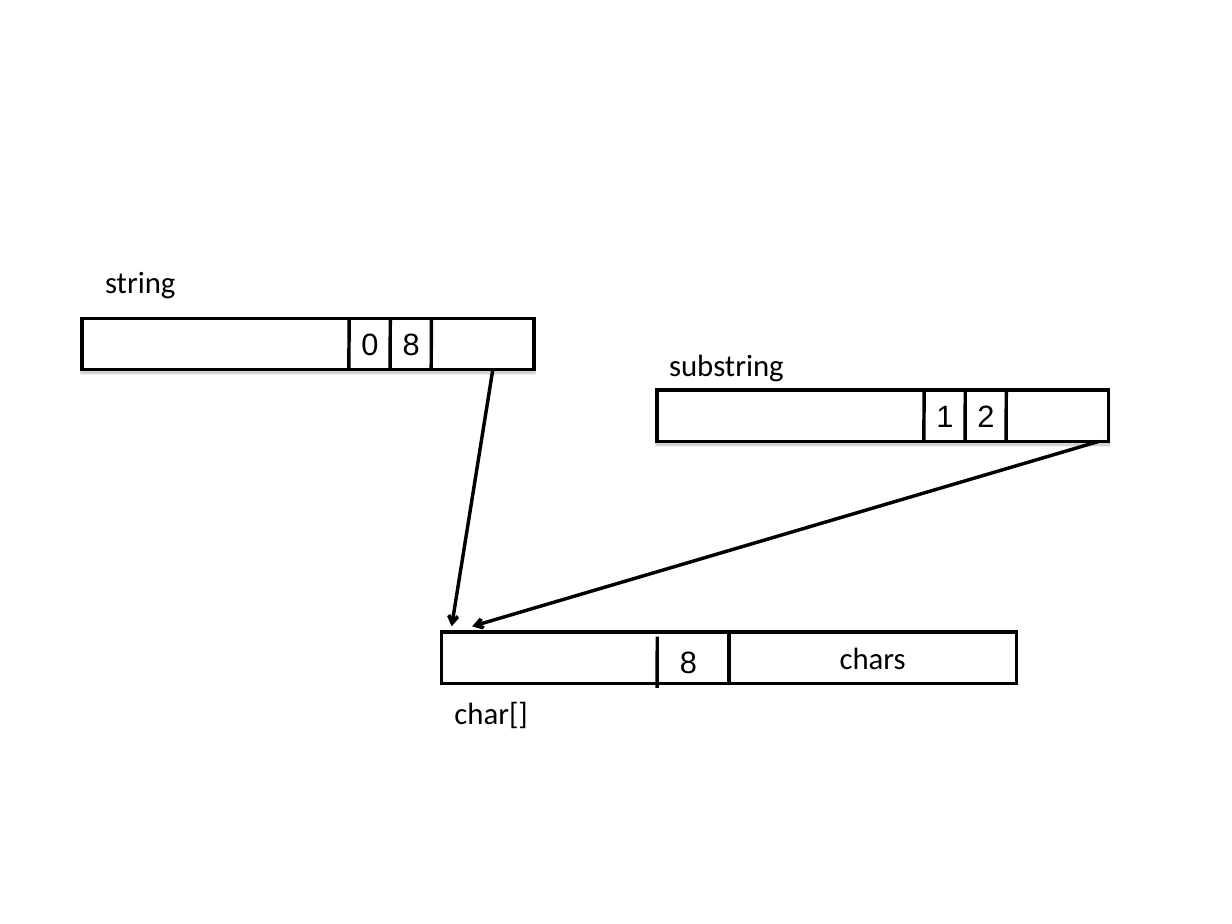
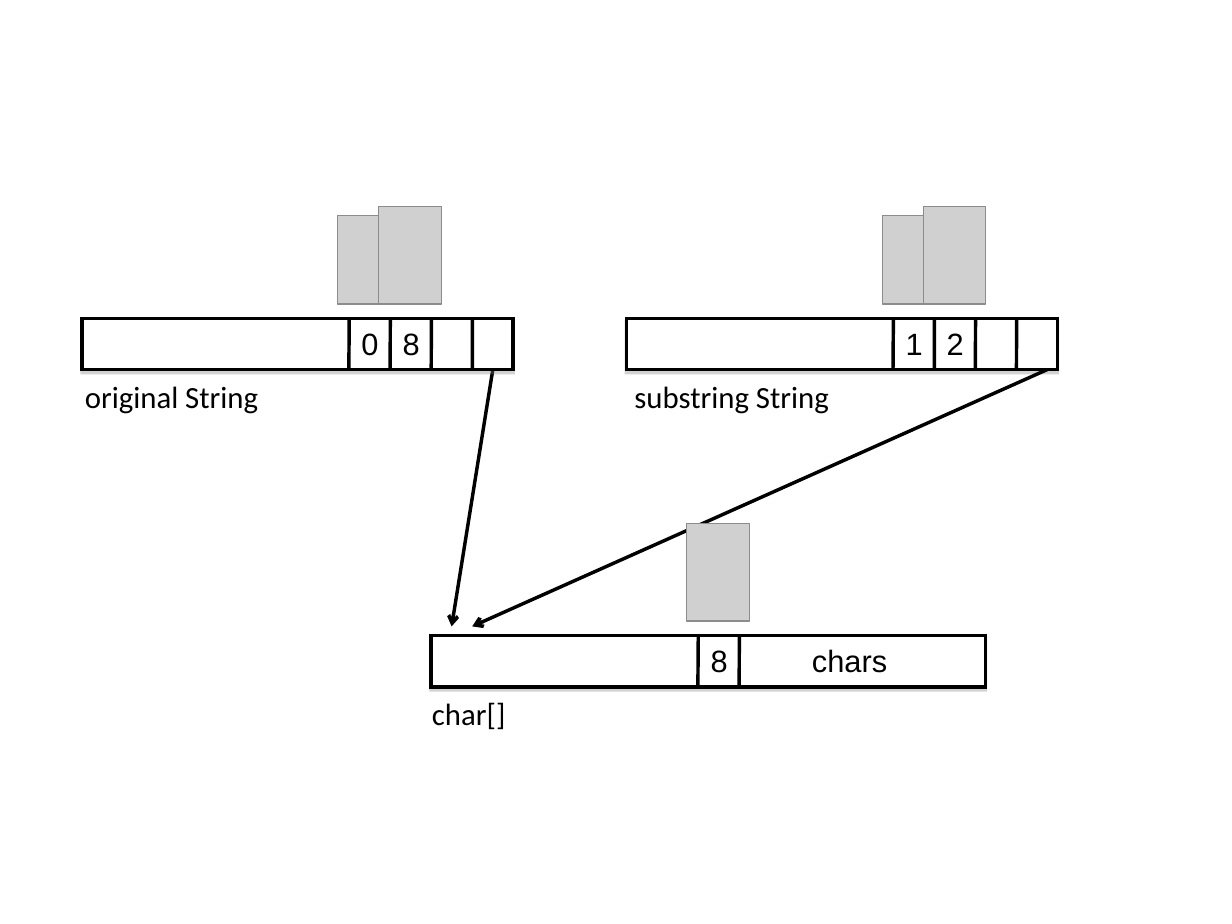
Before and after one commit to TheRuncibleTuner/bloatbook, a slide deck: slide 1 of part1/Figures/modelingdatatypes/substring.ppt. Drawn at 1232x924 pixels with LibreOffice and Linux fonts; fonts in the diff are those of the drawing; grey boxes stand for pictures. Boxes give left, top, right and bottom in pixels: in the first picture for what was removed or moved away, otherwise in the second. Text is boxed around its words. In the diff, an @@ line names an element or a change of style, - is before the commit and + after.

```diff
--- a/part1/Figures/modelingdatatypes/substring.ppt
+++ b/part1/Figures/modelingdatatypes/substring.ppt
@@ picture added at (x1=378, y1=207, x2=441, y2=304) @@
@@ picture added at (x1=923, y1=207, x2=986, y2=304) @@
@@ picture added at (x1=338, y1=216, x2=400, y2=304) @@
@@ picture added at (x1=882, y1=216, x2=945, y2=304) @@
@@ rectangle resized from (x1=83, y1=318, x2=535, y2=370) to (x1=83, y1=318, x2=514, y2=370) @@
@@ line added from (473, 318) to (472, 370), #000000 2.01 pt @@
@@ rectangle resized from (x1=657, y1=391, x2=1109, y2=442) to (x1=626, y1=318, x2=1057, y2=370) @@
@@ text "1" moved from (x1=936, y1=405, x2=953, y2=427) to (x1=906, y1=333, x2=923, y2=355) @@
@@ line added from (893, 319) to (893, 370), #000000 2.01 pt @@
@@ text "2" moved from (x1=977, y1=405, x2=994, y2=427) to (x1=947, y1=333, x2=964, y2=355) @@
@@ 3 lines moved together from (x1=924, y1=391, x2=1007, y2=442) to (x1=934, y1=318, x2=1016, y2=370) @@
@@ text at (x1=85, y1=386, x2=258, y2=414): text changed @@
-string
+original String
@@ arrow moved from (1099, 441) - (472, 626) to (1047, 370) - (472, 626) @@
@@ text at (x1=634, y1=386, x2=829, y2=414): text changed @@
-substring
+substring String
@@ picture added at (x1=686, y1=524, x2=749, y2=621) @@
@@ rectangle added at (x1=431, y1=636, x2=986, y2=687), fill #FFFFFF, outline #000000 2.01 pt, 18 pt, text #FFFFFF @@
+0
@@ rectangle removed at (x1=441, y1=632, x2=728, y2=684) @@
@@ line moved from (658, 637) - (657, 687) to (699, 636) - (697, 687) @@
@@ text "8" moved from (x1=680, y1=651, x2=697, y2=674) to (x1=711, y1=650, x2=728, y2=673) @@
@@ line added from (739, 636) to (739, 687), #000000 2.01 pt @@
@@ text "chars" moved from (x1=729, y1=632, x2=1016, y2=684) to (x1=812, y1=649, x2=887, y2=673) @@
@@ text "chars" at (x1=812, y1=649, x2=887, y2=673): font Calibri to Arial; alignment centre to left; outline #000000 2.01 pt to none @@
@@ text "char[]" rewrapped from (x1=437, y1=687, x2=546, y2=737) to (x1=432, y1=702, x2=505, y2=730) @@
```
Also in this commit, not shown: 6 other files.
